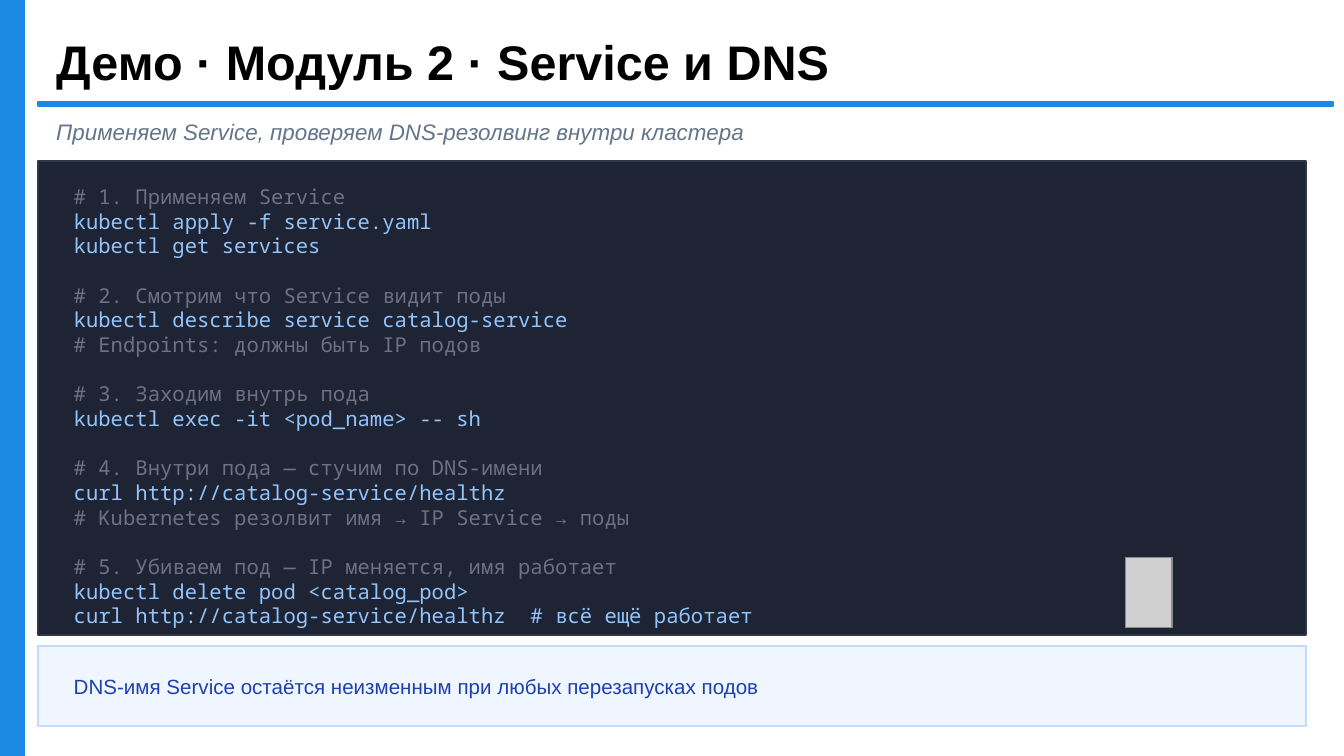
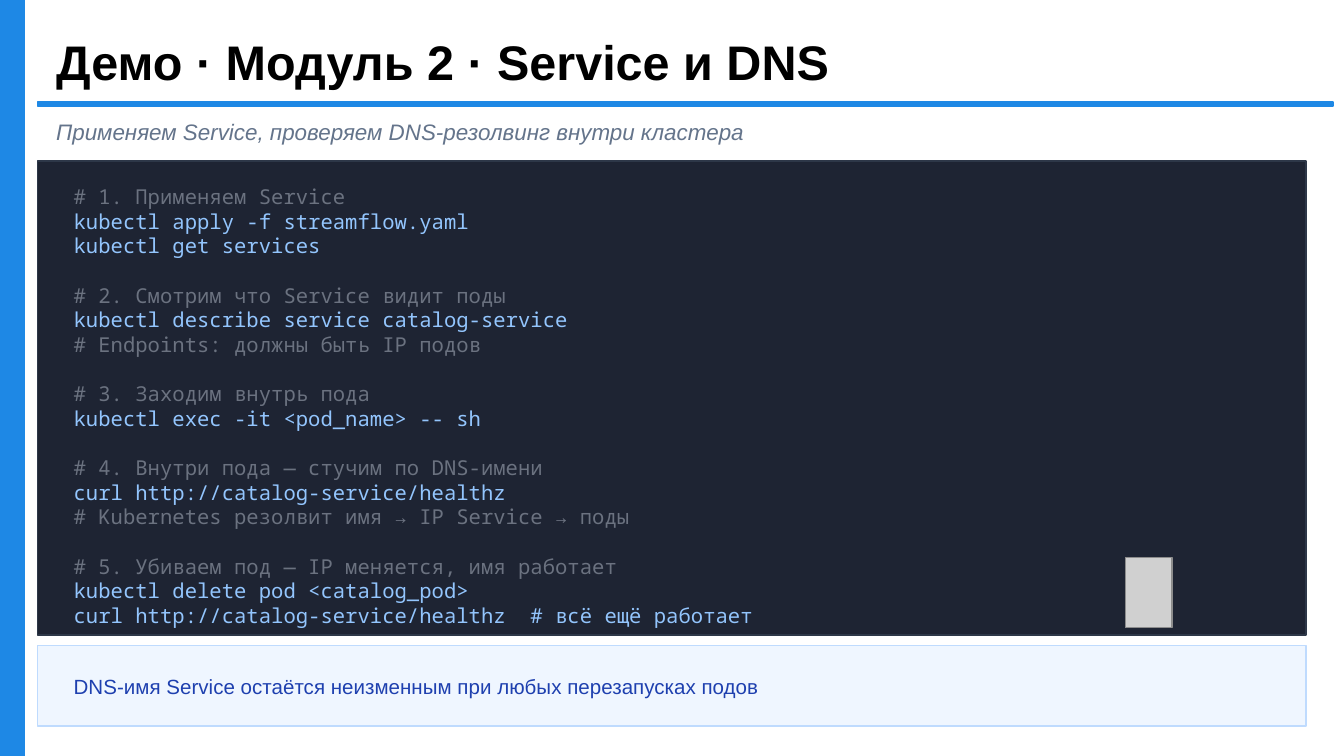
Before and after one commit to rkata-hexlet/webinars, a slide deck: slide 21 of k8s/streamflow_k8s_full.odp. Drawn at 1344x756 pixels with LibreOffice and Linux fonts; fonts in the diff are those of the drawing; grey boxes stand for pictures. Boxes give left, top, right and bottom in pixels: in the first picture for what was removed or moved away, otherwise in the second. Text is boxed around its words. In the diff, an @@ line names an element or a change of style, - is before the commit and + after.

```diff
--- a/k8s/streamflow_k8s_full.odp
+++ b/k8s/streamflow_k8s_full.odp
@@ text at (74,213,469,234): text changed @@
-kubectl apply -f service.yaml
+kubectl apply -f streamflow.yaml
```
Also in this commit, not shown: 5 other slides changed, 1 slide added, 1 slide removed, 16 other files.
